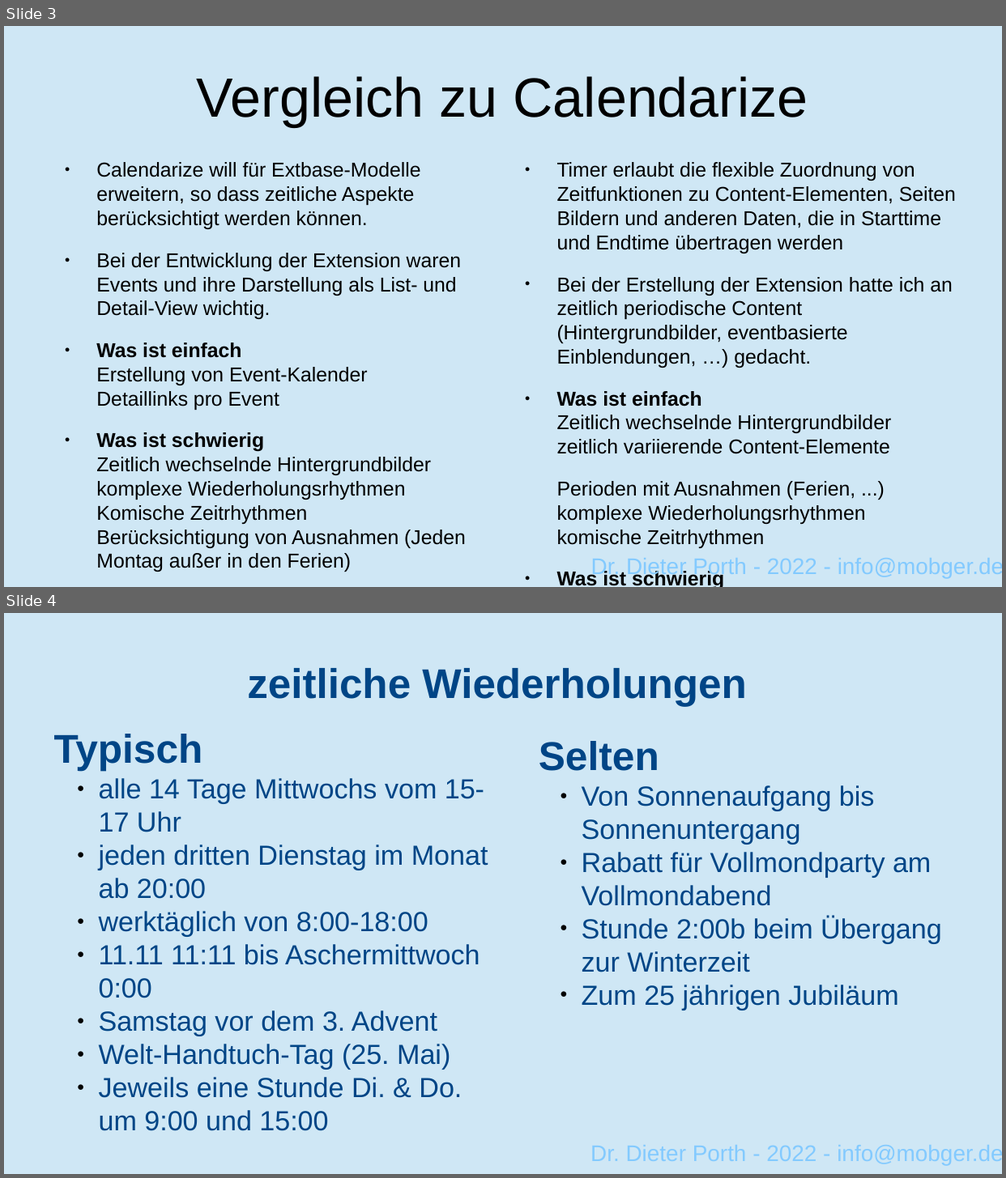
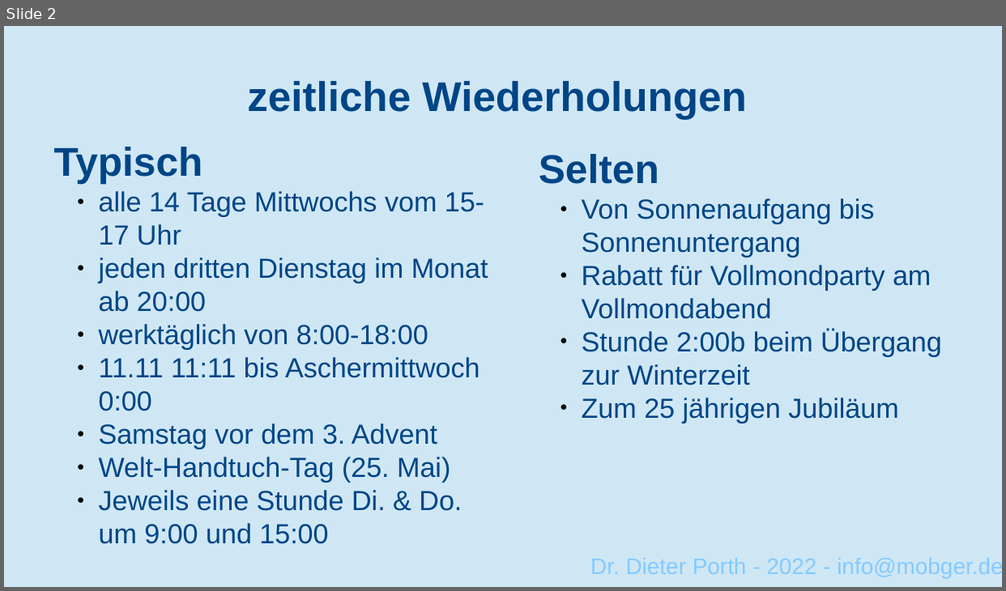
Before and after one commit to porthd/timer, a slide deck: Documentation/TYPO3-Barkcamp-RheinRuhr2022.odp. Shown one above the other, each under a label of ours: slides 3 and 4 before the commit, slide 2 after it. The pictures are 1006x1178 and 1006x591 pixels, drawn with LibreOffice and Linux fonts; fonts in the diff are those of the drawing. Boxes give left, top, right and bottom in pixels: in the first picture for what was removed or moved away, otherwise in the second. Text is boxed around its words. In the diff, an @@ line names an element or a change of style, - is before the commit and + after.

```diff
--- a/Documentation/TYPO3-Barkcamp-RheinRuhr2022.odp
+++ b/Documentation/TYPO3-Barkcamp-RheinRuhr2022.odp
@@ slide 3 removed at <box>4,26,1002,587</box>, background #CFE7F5 @@
@@ title removed at <box>197,76,808,127</box> @@
-Vergleich zu Calendarize
@@ text removed at <box>96,162,466,572</box> @@
-● Calendarize will für Extbase-Modelle erweitern, so dass zeitliche Aspekte berücksichtigt werden können.
-● Bei der Entwicklung der Extension waren Events und ihre Darstellung als List- und Detail-View wichtig.
-● Was ist einfach
-  Erstellung von Event-Kalender
-  Detaillinks pro Event
-● Was ist schwierig
-  Zeitlich wechselnde Hintergrundbilder
-  komplexe Wiederholungsrhythmen
-  Komische Zeitrhythmen
-  Berücksichtigung von Ausnahmen (Jeden Montag außer in den Ferien)
@@ text removed at <box>557,162,956,587</box> @@
-● Timer erlaubt die flexible Zuordnung von Zeitfunktionen zu Content-Elementen, Seiten Bildern und anderen Daten, die in Starttime und Endtime übertragen werden
-● Bei der Erstellung der Extension hatte ich an zeitlich periodische Content (Hintergrundbilder, eventbasierte Einblendungen, …) gedacht.
-● Was ist einfach
-  Zeitlich wechselnde Hintergrundbilder
-  zeitlich variierende Content-Elemente
-Perioden mit Ausnahmen (Ferien, ...)
-komplexe Wiederholungsrhythmen
-komische Zeitrhythmen
-● Was ist schwierig
-  Erstellen von Event-Kalendern
@@ title removed at <box>591,558,1002,578</box> @@
-Dr. Dieter Porth - 2022 - info@mobger.de
@@ what was slide 4 is now slide 2 @@
```
Also in this commit, not shown: 1 slide changed, 1 other slide removed, 13 other files.
